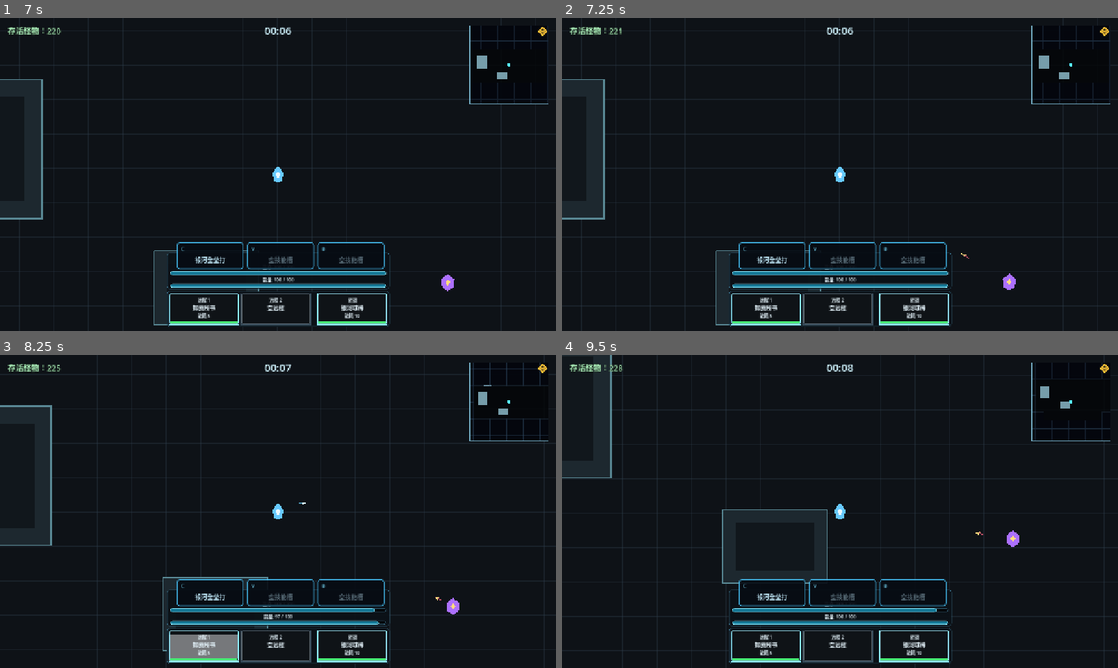
Above: before the commit, frames 1-4 (two rows, left to right).
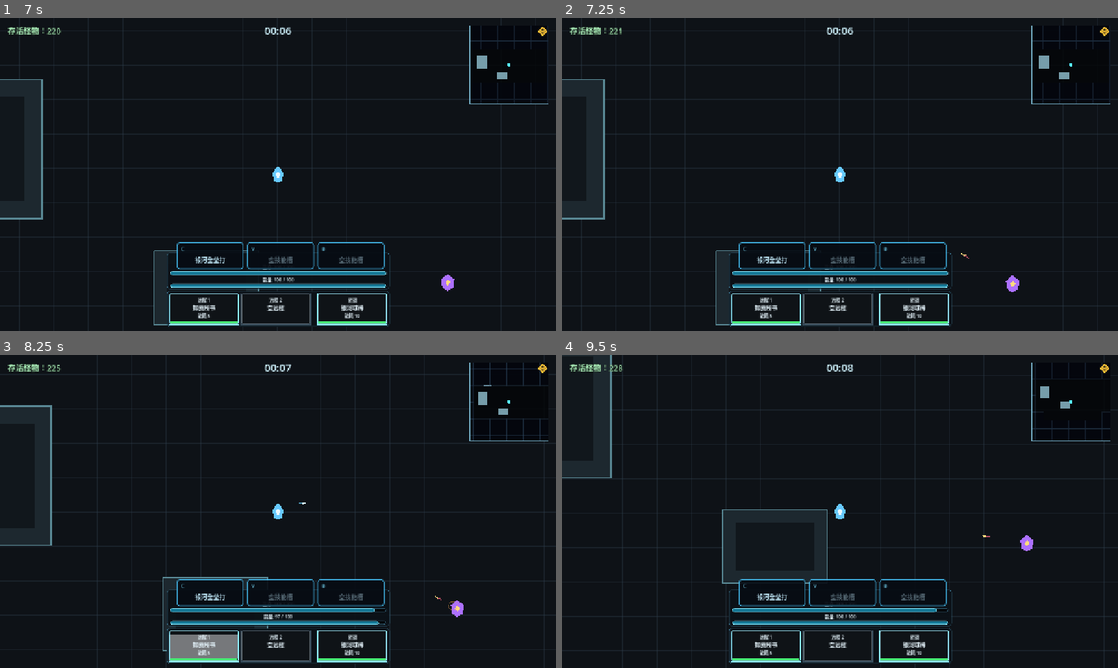
Above: after the commit, the same moments.

Repository: LisBam/StarHacker
Game: Godot game, scene res://scenes/ui/main_menu.tscn
The game is run twice, just before and just after one commit, with the same random seed, the same clock (stepped at 60 frames per second) and the same inputs.
Inputs (mouse positions are in pixels of both pictures, inside the frame that each line leads up to):
- Up to frame 1 (7 s): click "骇入" at 0.5 s; tap Enter at 1.25, 4.25 s; drag from (205, 309) to (294, 174) at 1.27 s; drag from (278, 309) to (294, 174) at 2.02 s; tap Space (dodge) at 2.75, 2.85 s; move the mouse to (350, 309) at 2.77 s; hold D (move_right) 2.78-3.5 s; click (350, 309) at 2.92 s; drag from (250, 237) to (111, 127) at 3.52 s; move the mouse to (444, 221) at 4.27 s; hold A (move_left) 4.28-5 s; tap Shift (sprint) at 4.35 s; tap E (toggle_inventory) at 4.9 s; click "武器" at 5 s; click "装备" at 5.75 s; click "关闭背包" at 6.5 s
- Up to frame 2 (7.25 s): no input
- Up to frame 3 (8.25 s): drag from (111, 464) to (194, 433) at 7.27 s; move the mouse to (305, 511) at 8.02 s; hold S (move_down) from 8.03 s (still down); tap 2 (switch_ranged_2) at 8.1 s; click (305, 511) at 8.17 s
- Up to frame 4 (9.5 s): release S (move_down) at 8.75 s; drag from (756, 433) to (856, 511) at 8.77 s

Frame 1 is identical in both runs. In frame 2, less than 0.1% of the frame differs, in the area x 79-83%, y 81-88%; in frame 3, 0.1%; in frame 4, 0.2%, in the area x 74-85%, y 56-63%.

Commit message:
1.新增怪物攻击坐力与尸体死亡反馈   2.新增开发者自定义强化石配置   3.调整银狼二倍速与普罗米修斯数值   4.完善扩展包相关机制文档

Diff:
--- a/data/characters/silver_wolf.tres
+++ b/data/characters/silver_wolf.tres
@@ -19,6 +19,6 @@
 defense_power = 99.0
 energy_regeneration = 18.0
 passive = "我的主场！：进入游戏时，你可分配你面板上的基础属性，每项属性的变动不高于20%。"
-active = "二倍速：你的攻速提高99%且你的移速增加99点，持续9s。期间每次受到攻击，效果持续时间-2s且效果降低20%。持续时间结束时，若二倍速期间没有受到攻击，则回复期间消耗的能量，并使该技能剩余CD减少10%。\n\n幻影现实：记录发动技能时的位置和血量，然后传送至指定位置。传送落地时对周围一圈的敌人造成9（+9%攻击力）点伤害并击退敌人。在3s内再次发动技能会传送回记录的位置并将血量调整为记录的血量。若在3s内血量降为0，则立即触发二段技能，并使本技能下次CD延长99%。"
+active = "二倍速：你的攻速提高99%且你的移速增加99点，持续9s。期间每次受到攻击，效果持续时间-2s且效果降低20%。持续时间结束时，若二倍速期间没有受到攻击，则回复期间消耗的能量，并使该技能剩余CD减少20%。\n\n幻影现实：记录发动技能时的位置和血量，然后传送至指定位置。传送落地时对周围一圈的敌人造成9（+9%攻击力）点伤害并击退敌人。在3s内再次发动技能会传送回记录的位置并将血量调整为记录的血量。若在3s内血量降为0，则立即触发二段技能，并使本技能下次CD延长99%。"
 passive_skills = Array[Resource]([ExtResource("2_home_field")])
 active_skills = Array[Resource]([ExtResource("3_double_speed"), ExtResource("4_phantom_reality")])
--- a/data/skills/silver_wolf/double_speed.tres
+++ b/data/skills/silver_wolf/double_speed.tres
@@ -7,7 +7,7 @@
 script = ExtResource("1_data")
 skill_id = "silver_wolf_double_speed"
 display_name = "二倍速"
-description = "你的攻速提高99%且你的移速增加99点，持续9s。期间每次受到攻击，效果持续时间-2s且效果降低20%。持续时间结束时，若二倍速期间没有受到攻击，则回复期间消耗的能量，并使该技能剩余CD减少10%。"
+description = "你的攻速提高99%且你的移速增加99点，持续9s。期间每次受到攻击，效果持续时间-2s且效果降低20%。持续时间结束时，若二倍速期间没有受到攻击，则回复期间消耗的能量，并使该技能剩余CD减少20%。"
 behavior_script = ExtResource("2_behavior")
 targeting_mode = 2
 cooldown_duration = 99.0
@@ -20,6 +20,6 @@
 move_speed_attribute_bonus = 99.0
 duration_loss_per_hit = 2.0
 effect_loss_ratio_per_hit = 0.2
-no_hit_cooldown_reduction_ratio = 0.1
+no_hit_cooldown_reduction_ratio = 0.2
 no_hit_feedback_text = "COMBO!"
 no_hit_feedback_color = Color(0.24, 1, 0.42, 1)
--- a/data/weapons/silver_wolf/hacker_silence.tres
+++ b/data/weapons/silver_wolf/hacker_silence.tres
@@ -1,18 +1,15 @@
-[gd_resource type="Resource" script_class="WeaponData" load_steps=3 format=3]
+[gd_resource type="Resource" script_class="WeaponData" format=3 uid="uid://cvmi45lujbw47"]
 
-[ext_resource type="Script" path="res://scripts/data/weapon_data.gd" id="1_weapon"]
+[ext_resource type="Script" uid="uid://bnwiep4d7h6jo" path="res://scripts/data/weapon_data.gd" id="1_weapon"]
 [ext_resource type="PackedScene" path="res://scenes/projectiles/player_projectile.tscn" id="2_projectile"]
 
 [resource]
 script = ExtResource("1_weapon")
 weapon_id = "hacker_silence"
 display_name = "骇客·静默"
-weapon_type = "ranged"
 description = "高冲击的精准远程武器，弹体可额外穿过一名目标。"
 icon_text = "S"
 value = 50
-max_durability = 500.0
-current_durability = 500.0
 energy_consumption = 20.0
 projectile_scene = ExtResource("2_projectile")
 projectile_speed = 1200.0
--- a/data/weapons/silver_wolf/prometheus.tres
+++ b/data/weapons/silver_wolf/prometheus.tres
@@ -27,7 +27,7 @@
 impact_force = 25.0
 melee_damage = 9.0
 ranged_attack_distance = 400.0
-melee_attack_distance = 49.0
+melee_attack_distance = 50.0
 ranged_impact_force = 25.0
 melee_impact_force = 25.0
 critical_chance = 0.2
--- a/scenes/enemies/caelus/heavy_vagrant.tscn
+++ b/scenes/enemies/caelus/heavy_vagrant.tscn
@@ -25,6 +25,7 @@
 vision_range = 500.0
 attack_range = 45.0
 attack_cooldown = 0.8
+attack_front_recoil_force = 60.0
 
 [node name="Body" type="Polygon2D" parent="."]
 color = Color(0.25, 0.42, 0.3, 1)
--- a/scenes/enemies/caelus/vagrant.tscn
+++ b/scenes/enemies/caelus/vagrant.tscn
@@ -25,6 +25,7 @@
 vision_range = 600.0
 attack_range = 45.0
 attack_cooldown = 0.8
+attack_front_recoil_force = 40.0
 
 [node name="Body" type="Polygon2D" parent="."]
 color = Color(0.38, 0.62, 0.42, 1)
--- a/scenes/enemies/stelle/voidranger_eliminator.tscn
+++ b/scenes/enemies/stelle/voidranger_eliminator.tscn
@@ -31,6 +31,7 @@
 ranged_projectile_impact_force = 25.0
 ranged_projectile_deviation_degrees = 3.0
 cooldown = 1.0
+attack_recoil_force = 20.0
 
 [node name="Body" type="Polygon2D" parent="."]
 color = Color(0.67451, 0.439216, 1, 1)
--- a/scenes/enemies/stelle/voidranger_reaver.tscn
+++ b/scenes/enemies/stelle/voidranger_reaver.tscn
@@ -23,6 +23,7 @@
 vision_range = 500.0
 attack_range = 45.0
 attack_cooldown = 0.8
+attack_front_recoil_force = 50.0
 
 [node name="Body" type="Polygon2D" parent="." unique_id=1785419081]
 color = Color(0.956863, 0.286275, 0.360784, 1)
--- a/scripts/data/enhancement_stone_data.gd
+++ b/scripts/data/enhancement_stone_data.gd
@@ -214,6 +214,41 @@
 	return enhancement_stone
 
 
+static func create_custom(quality: String, requested_target_kind: String, beneficial_stat_name_one: String, beneficial_stat_name_two: String = "", detrimental_stat_name: String = "", base_value: int = VALUE_PER_MODIFIER) -> EnhancementStoneData:
+	## 创建由开发者明确指定品质和词条方向的强化石；空的第二增强或削弱词条会被忽略，重复或不属于目标类型的词条不会写入资源。
+	# 实际品质；仅接受规则目录中的四种稳定标识，异常输入安全回退初级。
+	var resolved_quality: String = quality if quality in EnhancementRules.QUALITY_ORDER else EnhancementRules.QUALITY_LOW
+	# 实际适用类型；武器与装备必须使用各自的属性池，异常输入统一回退武器。
+	var resolved_target_kind: String = requested_target_kind if requested_target_kind in ["weapon", "equipment"] else "weapon"
+	# 可选属性池；只允许写入可被目标类型实际应用的属性，避免生成无法使用的开发者物品。
+	var supported_stat_names: Array[String] = EnhancementRules.WEAPON_STAT_KEYS if resolved_target_kind == "weapon" else EnhancementRules.EQUIPMENT_STAT_KEYS
+	# 自定义方向词典；键为属性名，值为与属性收益方向一致或相反的实际方向标识。
+	var custom_modifiers: Dictionary = {}
+	# 第一条加强属性；属于必填项，缺失或不兼容时无法生成强化石。
+	var resolved_beneficial_one: String = EnhancementRules.canonicalize_stat_name(beneficial_stat_name_one)
+	if resolved_beneficial_one.is_empty() or not (resolved_beneficial_one in supported_stat_names):
+		return null
+	custom_modifiers[resolved_beneficial_one] = EnhancementRules.get_beneficial_direction(resolved_beneficial_one)
+	# 第二条加强属性；为空、重复或不兼容时直接忽略，保证第一条配置仍可正常生成。
+	var resolved_beneficial_two: String = EnhancementRules.canonicalize_stat_name(beneficial_stat_name_two)
+	if not resolved_beneficial_two.is_empty() and resolved_beneficial_two in supported_stat_names and not custom_modifiers.has(resolved_beneficial_two):
+		custom_modifiers[resolved_beneficial_two] = EnhancementRules.get_beneficial_direction(resolved_beneficial_two)
+	# 削弱属性；使用对应收益方向的反向值，重复或不兼容时忽略，避免同一属性同时出现正负词条。
+	var resolved_detrimental_stat: String = EnhancementRules.canonicalize_stat_name(detrimental_stat_name)
+	if not resolved_detrimental_stat.is_empty() and resolved_detrimental_stat in supported_stat_names and not custom_modifiers.has(resolved_detrimental_stat):
+		custom_modifiers[resolved_detrimental_stat] = -EnhancementRules.get_beneficial_direction(resolved_detrimental_stat)
+
+	# 自定义强化石资源；与随机石共用品质、名称、堆叠、价值和使用时幅度规则，避免形成第二套强化结算。
+	var enhancement_stone: EnhancementStoneData = EnhancementStoneData.new()
+	enhancement_stone.quality_id = resolved_quality
+	enhancement_stone.target_kind = resolved_target_kind
+	enhancement_stone.display_name = _build_display_name(resolved_quality, resolved_target_kind)
+	enhancement_stone.description = "开发者自定义：用于强化%s，词条方向将按所选品质的正式规则结算。" % ("装备" if resolved_target_kind == "equipment" else "武器")
+	enhancement_stone.value = maxi(base_value, 0) * custom_modifiers.size()
+	enhancement_stone.modifiers = custom_modifiers
+	return enhancement_stone
+
+
 static func _take_weighted_stat(random_source: RandomNumberGenerator, available_stats: Array[String]) -> String:
 	# 总权重；常规属性贡献 1，稀有属性贡献 0.2，修改规则目录会自动影响所有强化石来源。
 	var total_weight: float = 0.0
--- a/scripts/data/silver_wolf_double_speed_skill_data.gd
+++ b/scripts/data/silver_wolf_double_speed_skill_data.gd
@@ -13,8 +13,8 @@
 @export_range(0.0, 120.0, 0.01, "or_greater") var duration_loss_per_hit: float = 2.0
 ## 每次实际受击降低的技能效果比例；默认 0.20 表示从初始强度扣除 20%，五次受击后效果降为零。
 @export_range(0.0, 1.0, 0.01) var effect_loss_ratio_per_hit: float = 0.20
-## 全程无伤时剩余技能冷却缩减比例；默认 0.10 表示效果结束时把当前剩余冷却乘以 0.90。
-@export_range(0.0, 1.0, 0.01) var no_hit_cooldown_reduction_ratio: float = 0.10
+## 全程无伤时剩余技能冷却缩减比例；默认 0.20 表示效果结束时把当前剩余冷却乘以 0.80。
+@export_range(0.0, 1.0, 0.01) var no_hit_cooldown_reduction_ratio: float = 0.20
 ## 全程无伤完成时显示的头顶文本；默认 COMBO!，只作为即时反馈且不进入角色属性面板。
 @export var no_hit_feedback_text: String = "COMBO!"
 ## 全程无伤完成时文本颜色；默认亮绿色，修改只影响头顶反馈视觉。
--- a/scripts/enemies/basic_monster.gd
+++ b/scripts/enemies/basic_monster.gd
@@ -53,6 +53,10 @@
 @export_range(0.0, 100.0, 1.0) var toughness: float = 0.0
 ## 攻击冲击力；单位为目标单次无碰撞理论位移像素，1 点对应 1 像素，默认 180 表示命中玩家时产生 180 像素理论位移。
 @export_range(0.0, 5000.0, 1.0, "or_greater") var attack_impact_force: float = 180.0
+## 攻击前坐力；单位为怪物自身单次无碰撞理论位移像素，默认 0 表示近战攻击后不沿攻击方向前冲，可在运行时动态修改以制作突进型攻击。
+@export_range(0.0, 5000.0, 1.0, "or_greater") var attack_front_recoil_force: float = 0.0
+## 攻击后坐力；单位为怪物自身单次无碰撞理论位移像素，默认 0 表示攻击后不向攻击反方向后退，可在运行时动态修改以制作射击反冲。
+@export_range(0.0, 5000.0, 1.0, "or_greater") var attack_recoil_force: float = 0.0
 ## 移动速度；取值建议大于 0，默认 150 像素每秒，运行时修改会影响怪物追击速度。
 @export_range(1.0, 2000.0, 1.0, "or_greater") var move_speed: float = 150.0
 ## 个体移动速度最小倍率；取值建议 0.5 到 1，默认 0.88，让同类怪物移动速度存在下限差异。
@@ -221,6 +225,12 @@
 @export var hit_effect_color: Color = Color(1.0, 0.45, 0.28, 0.95)
 ## 怪物死亡特效颜色；默认亮橙色，修改会影响怪物死亡时的爆发反馈。
 @export var death_effect_color: Color = Color(1.0, 0.82, 0.34, 1.0)
+## 怪物攻击特效颜色；默认橙白色，修改会影响攻击命中时围绕怪物播放的短促冲击反馈。
+@export var attack_effect_color: Color = Color(1.0, 0.68, 0.32, 0.9)
+## 死亡动画持续时间；单位为秒，默认 0.52 秒，使掉落结算后尸体仍能完成冲击、旋转和淡出，运行时动态修改会影响后续死亡动画。
+@export_range(0.05, 5.0, 0.01, "or_greater") var death_animation_duration: float = 0.52
+## 死亡动画旋转角度；单位为度，默认 18 度，让尸体在淡出前形成倒地感，设为 0 可只保留淡出。
+@export_range(-180.0, 180.0, 1.0) var death_animation_rotation_degrees: float = 18.0
 ## 通用主动技能目标组；默认 skill_targets，空值表示该怪物不能被锁定或范围技能枚举，运行时通常不动态修改。
 @export var active_skill_target_group: StringName = &"skill_targets"
 ## 视野存在感技能计数组；默认 skill_presence_units，空值表示该怪物不参与此类被动计数，运行时通常不动态修改。
@@ -260,6 +270,8 @@
 var _simulation_active: bool = true
 ## 怪物碰撞形状缓存；默认由 ready 收集所有后代 CollisionShape2D，休眠切换时统一启用或禁用。
 var _collision_shapes: Array[CollisionShape2D] = []
+## 当前是否正在死亡动画中；默认 false，生命归零后置为 true，阻止重复受伤、攻击或重复派发死亡结算。
+var _is_dying: bool = false
 
 
 func apply_spawn_variation(size_multiplier: float, attribute_multiplier: float) -> void:
@@ -304,6 +316,8 @@
 
 
 func _physics_process(delta: float) -> void:
+	if _is_dying:
+		return
 	_attack_cooldown_remaining = maxf(_attack_cooldown_remaining - delta, 0.0)
 	_ai_accumulated_delta += delta
 	_ai_update_remaining = maxf(_ai_update_remaining - delta, 0.0)
@@ -559,7 +573,7 @@
 
 
 func apply_damage(damage: float, source: Node) -> void:
-	if damage <= 0.0 or current_health <= 0.0:
+	if damage <= 0.0 or current_health <= 0.0 or _is_dying:
 		return
 
 	# 伤害结算结果；旧来源缺少接口时使用 100 攻击、0% 暴击和 150% 暴伤。
@@ -571,9 +585,7 @@
 	DAMAGE_NUMBER_POPUP_SCRIPT.spawn_damage_number(get_tree().current_scene, global_position, final_damage, bool(damage_result.get("is_critical", false)))
 	_apply_knockback_from_source(source)
 	if current_health <= 0.0:
-		_spawn_death_effect()
-		died.emit()
-		queue_free()
+		_begin_death_sequence()
 	else:
 		_spawn_hit_effect()
 
@@ -605,13 +617,78 @@
 
 
 func _try_attack_target() -> void:
-	if _attack_cooldown_remaining > 0.0 or not is_instance_valid(_target):
+	if _is_dying or _attack_cooldown_remaining > 0.0 or not is_instance_valid(_target):
 		return
 
 	if _target.has_method("apply_damage"):
 		_target.call("apply_damage", attack_damage, self)
+	_apply_attack_motion(_get_attack_direction())
+	_spawn_attack_effect()
 
 	_attack_cooldown_remaining = _get_resolved_attack_cooldown()
+
+
+func _get_attack_direction() -> Vector2:
+	## 返回本次攻击使用的单位方向；优先读取怪物到当前目标的朝向，目标异常时回退现有速度与固定右向量。
+	if is_instance_valid(_target):
+		# 目标相对方向；取值为怪物中心指向当前目标的向量，非零时用于前坐与后坐效果。
+		var target_direction: Vector2 = _target.global_position - global_position
+		if not target_direction.is_zero_approx():
+			return target_direction.normalized()
+	if not velocity.is_zero_approx():
+		return velocity.normalized()
+	return Vector2.RIGHT
+
+
+func _apply_attack_motion(attack_direction: Vector2) -> void:
+	## 结算攻击自反馈位移；前坐与后坐可同时配置，分别沿攻击方向与反方向写入移动组件的外部速度。
+	if _movement_component == null or attack_direction.is_zero_approx():
+		return
+	# 前坐理论距离；取值为检查器配置，0 表示本次攻击不向前冲。
+	var front_recoil_distance: float = maxf(attack_front_recoil_force, 0.0)
+	# 后坐理论距离；取值为检查器配置，0 表示本次攻击不后退。
+	var recoil_distance: float = maxf(attack_recoil_force, 0.0)
+	if front_recoil_distance > 0.0:
+		_apply_self_motion_distance(attack_direction, front_recoil_distance)
+	if recoil_distance > 0.0:
+		_apply_self_motion_distance(-attack_direction, recoil_distance)
+
+
+func _apply_self_motion_distance(direction: Vector2, motion_distance: float) -> void:
+	## 将自身坐力的理论位移转换为移动组件所需初速度；自反馈不受自身韧性影响，墙体仍会截断真实位移。
+	if _movement_component == null or direction.is_zero_approx() or motion_distance <= 0.0:
+		return
+	# 有效速度衰减；取值至少为 1，确保异常配置不会导致换算公式除零或静止。
+	var resolved_knockback_decay: float = maxf(knockback_decay, 1.0)
+	# 自反馈初速度；依据匀减速公式，使无碰撞场景下的最终移动距离与坐力点数一致。
+	var motion_initial_speed: float = sqrt(2.0 * resolved_knockback_decay * motion_distance)
+	_movement_component.call("apply_knockback", direction.normalized(), motion_initial_speed)
+
+
+func _begin_death_sequence() -> void:
+	## 启动死亡反馈与延迟回收；死亡信号仍在开始时派发以保证掉落只结算一次，模型则保留到动画完成后再释放。
+	if _is_dying:
+		return
+	_is_dying = true
+	velocity = Vector2.ZERO
+	set_physics_process(false)
+	_remove_target_collision_exception(_target)
+	for collision_shape in _collision_shapes:
+		if is_instance_valid(collision_shape):
+			collision_shape.set_deferred("disabled", true)
+	_spawn_death_effect()
+	died.emit()
+	# 死亡动画初始透明度；保存当前 alpha，避免场景为特殊颜色或半透明模型时突然变亮。
+	var original_alpha: float = modulate.a
+	# 死亡动画终点颜色；保留 RGB，仅把透明度降为零以自然淡出整个模型。
+	var fade_target: Color = Color(modulate.r, modulate.g, modulate.b, 0.0)
+	# 动画补间；与怪物节点绑定，场景清理时会自动停止，不依赖外部计时器。
+	var death_tween: Tween = create_tween()
+	death_tween.set_parallel(true)
+	death_tween.tween_property(self, "modulate", fade_target, maxf(death_animation_duration, 0.05))
+	death_tween.tween_property(self, "rotation", rotation + deg_to_rad(death_animation_rotation_degrees), maxf(death_animation_duration, 0.05))
+	death_tween.finished.connect(queue_free)
+	modulate.a = original_alpha
 
 
 func _has_vision_line_of_sight_to_target() -> bool:
@@ -850,6 +927,11 @@
 	_spawn_combat_burst(_resolve_effect_parent(), global_position, hit_effect_color, 26.0, 0.16, 6)
 
 
+func _spawn_attack_effect() -> void:
+	## 播放怪物攻击瞬间的冲击反馈；它独立于命中特效，即使目标免疫、闪避或伤害入口未实现也能表达攻击坐力。
+	_spawn_combat_burst(_resolve_effect_parent(), global_position, attack_effect_color, 20.0, 0.12, 4)
+
+
 func _spawn_death_effect() -> void:
 	_spawn_combat_burst(_resolve_effect_parent(), global_position, death_effect_color, 54.0, 0.34, 16)
 
--- a/scripts/enemies/ranged_monster.gd
+++ b/scripts/enemies/ranged_monster.gd
@@ -106,7 +106,7 @@
 
 
 func _try_fire_projectile(direction: Vector2) -> void:
-	if projectile_scene == null or _cooldown_remaining > 0.0 or direction.is_zero_approx():
+	if _is_dying or projectile_scene == null or _cooldown_remaining > 0.0 or direction.is_zero_approx():
 		return
 	if not is_instance_valid(_target) or not _target_is_visible:
 		return
@@ -142,6 +142,9 @@
 	if projectile.has_method("launch"):
 		projectile.call("launch", resolved_direction, ranged_projectile_speed)
 
+	# 远程攻击自反馈；后坐力沿弹体反方向推动怪物，坐力为 0 时仍播放开火冲击特效但不改变移动。
+	_apply_attack_motion(resolved_direction)
+	_spawn_attack_effect()
 	_cooldown_remaining = _get_resolved_cooldown()
 
 
--- a/scripts/game/global_inventory.gd
+++ b/scripts/game/global_inventory.gd
@@ -785,6 +785,18 @@
 	_queue_save_inventory()
 	warehouse_changed.emit()
 	return granted_count
+
+
+func grant_custom_enhancement_stone_to_warehouse(quality_id: String, target_kind: String, beneficial_stat_name_one: String, beneficial_stat_name_two: String = "", detrimental_stat_name: String = "") -> bool:
+	## 向永久仓库发放一颗开发者自定义强化石；品质与词条方向由调用方选择，但创建、堆叠和存档仍共用正式强化石协议。
+	# 自定义强化石；无第一条合法加强词条时创建会返回空，库存不保存任何无效资源。
+	var enhancement_stone: EnhancementStoneData = EnhancementStoneData.create_custom(quality_id, target_kind, beneficial_stat_name_one, beneficial_stat_name_two, detrimental_stat_name, DEVELOPER_STONE_BASE_SELL_PRICE)
+	if enhancement_stone == null:
+		return false
+	_insert_record_with_stack_merge(_warehouse_records, _create_record(enhancement_stone))
+	_queue_save_inventory()
+	warehouse_changed.emit()
+	return true
 
 
 func grant_random_enhancement_stones_to_warehouse_gradually(stone_count: int, batch_size: int = 25) -> int:
--- a/scripts/ui/developer_menu.gd
+++ b/scripts/ui/developer_menu.gd
@@ -17,6 +17,8 @@
 const SELL_QUANTITY_DIALOG_SCRIPT: Script = preload("res://scripts/ui/sell_quantity_dialog.gd")
 ## 通用信息确认弹窗脚本；清空仓库等不可逆调试操作统一使用白边信息确认样式。
 const COMMON_CONFIRMATION_DIALOG_SCRIPT: Script = preload("res://scripts/ui/common_confirmation_dialog.gd")
+## 强化规则脚本；读取正式属性池、品质标识与中文名称，避免开发者菜单重复维护强化数据。
+const ENHANCEMENT_RULES_SCRIPT: Script = preload("res://scripts/data/enhancement_rules.gd")
 
 ## 菜单最小尺寸；默认 520x580，适合在主菜单中央显示资源操作和调试信息开关。
 @export var panel_minimum_size: Vector2 = Vector2(520.0, 640.0)
@@ -47,6 +49,20 @@
 var _grant_equipment_button: Button
 ## 随机强化石按钮；默认运行时创建，点击后向永久仓库发放 10 颗随机强化石。
 var _grant_stones_button: Button
+## 自定义强化石配置容器；默认运行时创建，包含品质、适用对象和三条可选词条，战斗开发者上下文会统一隐藏。
+var _custom_stone_controls_container: VBoxContainer
+## 自定义强化石品质选项；默认初级，玩家可从初级、中级、高级、极品中选择实际品质。
+var _custom_stone_quality_option: OptionButton
+## 自定义强化石适用对象选项；默认武器，决定后三个词条只显示武器或装备可用属性。
+var _custom_stone_target_option: OptionButton
+## 自定义强化石第一条加强词条选项；默认未选择且为必填，缺失时不会生成无效强化石。
+var _custom_stone_beneficial_one_option: OptionButton
+## 自定义强化石第二条加强词条选项；默认无，可选填且与第一条重复时会在生成阶段安全忽略。
+var _custom_stone_beneficial_two_option: OptionButton
+## 自定义强化石削弱词条选项；默认无，可选填且会按属性的反向收益方向写入强化石。
+var _custom_stone_detrimental_option: OptionButton
+## 创建自定义强化石按钮；点击后把当前配置生成一颗并存入永久仓库。
+var _grant_custom_stone_button: Button
 ## 获取全部道具按钮；默认运行时创建，点击后向永久仓库各发放一件内容目录当前注册道具。
 var _grant_all_items_button: Button
 ## 修改金币按钮；点击后通过滑条或数字输入直接设置目标金币余额。
@@ -189,6 +205,7 @@
 	_grant_stones_button.pressed.connect(_on_grant_stones_pressed)
 	content.add_child(_grant_stones_button)
 	_economy_controls.append(_grant_stones_button)
+	_build_custom_stone_controls(content)
 	_grant_all_items_button = Button.new()
 	_grant_all_items_button.custom_minimum_size = Vector2(0.0, 46.0)
 	_grant_all_items_button.text = "一键获取所有道具"
@@ -305,12 +322,111 @@
 	content.add_child(close_button)
 
 
+func _build_custom_stone_controls(content: VBoxContainer) -> void:
+	# 自定义强化石容器；独立归入局外经济区，战斗开发者菜单会通过统一控件列表隐藏。
+	_custom_stone_controls_container = VBoxContainer.new()
+	_custom_stone_controls_container.add_theme_constant_override("separation", 8)
+	content.add_child(_custom_stone_controls_container)
+	_economy_controls.append(_custom_stone_controls_container)
+	# 分区标题；明确这些选项只影响即将发放的一颗开发者强化石，不会改写随机掉落规则。
+	var custom_stone_title: Label = Label.new()
+	custom_stone_title.text = "自定义强化石效果"
+	custom_stone_title.horizontal_alignment = HORIZONTAL_ALIGNMENT_CENTER
+	custom_stone_title.add_theme_font_size_override("font_size", 18)
+	_custom_stone_controls_container.add_child(custom_stone_title)
+	_custom_stone_quality_option = _create_custom_stone_selector("强化石品质")
+	_custom_stone_target_option = _create_custom_stone_selector("适用对象")
+	_custom_stone_beneficial_one_option = _create_custom_stone_selector("加强词条1")
+	_custom_stone_beneficial_two_option = _create_custom_stone_selector("加强词条2")
+	_custom_stone_detrimental_option = _create_custom_stone_selector("削弱词条1")
+	# 品质选项；显示文本遵循扩展包和背包的中文命名，元数据使用强化规则的稳定 ID。
+	_custom_stone_quality_option.add_item("初级")
+	_custom_stone_quality_option.set_item_metadata(0, ENHANCEMENT_RULES_SCRIPT.QUALITY_LOW)
+	_custom_stone_quality_option.add_item("中级")
+	_custom_stone_quality_option.set_item_metadata(1, ENHANCEMENT_RULES_SCRIPT.QUALITY_MEDIUM)
+	_custom_stone_quality_option.add_item("高级")
+	_custom_stone_quality_option.set_item_metadata(2, ENHANCEMENT_RULES_SCRIPT.QUALITY_HIGH)
+	_custom_stone_quality_option.add_item("极品")
+	_custom_stone_quality_option.set_item_metadata(3, ENHANCEMENT_RULES_SCRIPT.QUALITY_SUPREME)
+	# 适用对象选项；强化石现行协议区分武器与装备，选择后实时缩小可选词条池以避免无效物品。
+	_custom_stone_target_option.add_item("武器")
+	_custom_stone_target_option.set_item_metadata(0, "weapon")
+	_custom_stone_target_option.add_item("装备")
+	_custom_stone_target_option.set_item_metadata(1, "equipment")
+	_custom_stone_target_option.item_selected.connect(_on_custom_stone_target_selected)
+	_refresh_custom_stone_stat_options()
+	_grant_custom_stone_button = Button.new()
+	_grant_custom_stone_button.text = "生成自定义强化石"
+	_grant_custom_stone_button.custom_minimum_size = Vector2(0.0, 42.0)
+	_grant_custom_stone_button.pressed.connect(_on_grant_custom_stone_pressed)
+	_custom_stone_controls_container.add_child(_grant_custom_stone_button)
+
+
+func _create_custom_stone_selector(label_text: String) -> OptionButton:
+	## 创建一行开发者强化石选项；所有行使用相同布局，避免品质与三条词条各自维护重复 UI 逻辑。
+	# 选项行；横向摆放固定宽度说明标签与可扩展的下拉选择器。
+	var selector_row: HBoxContainer = HBoxContainer.new()
+	selector_row.add_theme_constant_override("separation", 12)
+	_custom_stone_controls_container.add_child(selector_row)
+	# 选项标签；取值为调用方传入的永久功能名称，直接对应开发者设置中的可配置项。
+	var selector_label: Label = Label.new()
+	selector_label.text = label_text
+	selector_label.custom_minimum_size = Vector2(112.0, 32.0)
+	selector_label.vertical_alignment = VERTICAL_ALIGNMENT_CENTER
+	selector_row.add_child(selector_label)
+	# 下拉选择器；默认按调用方随后填入的选项显示，横向占满可用区域。
+	var selector_option: OptionButton = OptionButton.new()
+	selector_option.size_flags_horizontal = Control.SIZE_EXPAND_FILL
+	selector_option.custom_minimum_size = Vector2(0.0, 32.0)
+	selector_row.add_child(selector_option)
+	return selector_option
+
+
+func _on_custom_stone_target_selected(_selected_index: int) -> void:
+	## 在武器与装备之间切换时刷新三条词条的候选池；旧选项不跨目标保留，避免生成无法应用的词条。
+	_refresh_custom_stone_stat_options()
+
+
+func _refresh_custom_stone_stat_options() -> void:
+	## 根据当前适用对象填充词条选项；第一条加强必须选择有效属性，其他两条保留“无”作为可选空值。
+	if _custom_stone_target_option == null or _custom_stone_beneficial_one_option == null or _custom_stone_beneficial_two_option == null or _custom_stone_detrimental_option == null:
+		return
+	# 当前适用对象；默认武器，元数据异常时同样安全回退武器属性池。
+	var target_kind: String = str(_custom_stone_target_option.get_item_metadata(_custom_stone_target_option.selected))
+	# 当前属性池；由正式规则目录提供，新增可强化属性后会自动进入开发者下拉菜单。
+	var supported_stat_names: Array[String] = ENHANCEMENT_RULES_SCRIPT.WEAPON_STAT_KEYS if target_kind == "weapon" else ENHANCEMENT_RULES_SCRIPT.EQUIPMENT_STAT_KEYS
+	_populate_custom_stone_stat_option(_custom_stone_beneficial_one_option, supported_stat_names, "请选择加强词条")
+	_populate_custom_stone_stat_option(_custom_stone_beneficial_two_option, supported_stat_names, "无")
+	_populate_custom_stone_stat_option(_custom_stone_detrimental_option, supported_stat_names, "无")
+
+
+func _populate_custom_stone_stat_option(option_button: OptionButton, supported_stat_names: Array[String], empty_label: String) -> void:
+	## 把正式属性池写入单个下拉框；首项的空元数据使生成器可区分“未选择”与一个真实词条。
+	if option_button == null:
+		return
+	option_button.clear()
+	option_button.add_item(empty_label)
+	option_button.set_item_metadata(0, "")
+	for stat_name in supported_stat_names:
+		option_button.add_item(str(ENHANCEMENT_RULES_SCRIPT.get_stat_label(stat_name)))
+		option_button.set_item_metadata(option_button.item_count - 1, stat_name)
+
+
+func _get_custom_stone_option_value(option_button: OptionButton) -> String:
+	## 返回下拉框当前的稳定属性或品质标识；控件尚未创建、未选中或元数据异常时返回空字符串。
+	if option_button == null or option_button.selected < 0:
+		return ""
+	return str(option_button.get_item_metadata(option_button.selected))
+
+
 func _refresh_availability() -> void:
 	# 服务是否可用；取值决定所有会修改局外存档的开发者按钮是否可点击。
 	var service_available: bool = _global_inventory != null
 	_grant_weapons_button.disabled = not service_available
 	_grant_equipment_button.disabled = not service_available
 	_grant_stones_button.disabled = not service_available
+	if _grant_custom_stone_button != null:
+		_grant_custom_stone_button.disabled = not service_available
 	_grant_all_items_button.disabled = not service_available
 	_modify_coins_button.disabled = not service_available
 	_clear_warehouse_button.disabled = not service_available
@@ -388,6 +504,20 @@
 		return
 	_pending_developer_value_action = "stones"
 	_developer_value_dialog.present_developer_value("获取强化石", "选择要生成并存入永久仓库的随机强化石数量", 1, maxi(enhancement_stone_grant_maximum, 1), clampi(enhancement_stone_grant_count, 1, maxi(enhancement_stone_grant_maximum, 1)), "获取")
+
+
+func _on_grant_custom_stone_pressed() -> void:
+	## 读取当前开发者配置并生成一颗自定义强化石；只允许第一条加强词条为空时阻止生成，其余重复或空词条由数据层安全归一化。
+	if _global_inventory == null or not _global_inventory.has_method("grant_custom_enhancement_stone_to_warehouse"):
+		return
+	# 第一条加强词条；取值为空代表玩家尚未完成必填配置，不调用库存服务以避免产生无效资源。
+	var beneficial_stat_name_one: String = _get_custom_stone_option_value(_custom_stone_beneficial_one_option)
+	if beneficial_stat_name_one.is_empty():
+		_status_label.text = "请先选择加强词条1"
+		return
+	# 创建结果；库存服务复用正式强化石数据生成与保存流程，false 表示配置与目标类型不兼容。
+	var granted: bool = bool(_global_inventory.call("grant_custom_enhancement_stone_to_warehouse", _get_custom_stone_option_value(_custom_stone_quality_option), _get_custom_stone_option_value(_custom_stone_target_option), beneficial_stat_name_one, _get_custom_stone_option_value(_custom_stone_beneficial_two_option), _get_custom_stone_option_value(_custom_stone_detrimental_option)))
+	_status_label.text = "已向永久仓库发放自定义强化石" if granted else "自定义强化石配置无效，请重新选择词条"
 
 
 func _on_grant_all_items_pressed() -> void:
Not shown, changed: docs/content_authoring.md
Not shown, changed: docs/enemy_ai.md
Not shown, changed: docs/game_framework.md
Not shown, changed: docs/skill_system.md
Not shown, changed: docs/扩展包内容.md
Not shown, changed: docs/游戏机制与玩法内容.md
